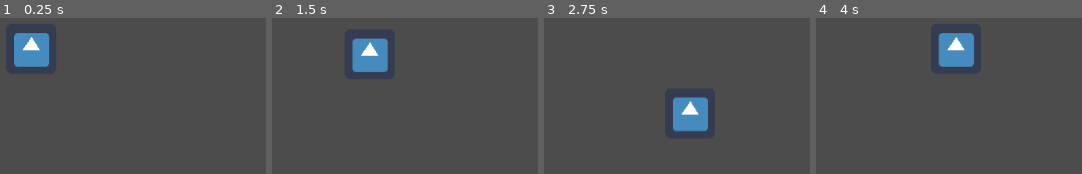
Above: before the commit, frames 1-4 (left to right).
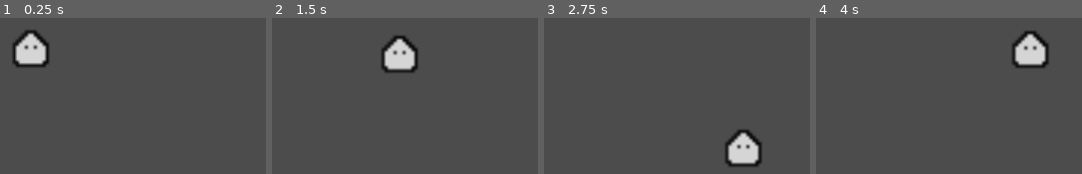
Above: after the commit, the same moments.

Repository: Borecjeborec1/GameJam
Game: Godot game, scene res://Scenes/MainScene.tscn
Two runs of this game, one before a commit and one after it. Both use one fixed random seed, a clock stepped at 60 frames per second and the inputs below. The engine's default icon, where the game draws it, is replaced by a stand-in: a white triangle on a blue panel in a dark square.
Inputs:
- Up to frame 1 (0.25 s): no input
- Up to frame 2 (1.5 s): tap Enter at 0.5 s; hold Right (ui_right) 0.53-1.28 s; hold Down (ui_down) from 1.28 s (still down)
- Up to frame 3 (2.75 s): release Down (ui_down) at 2.03 s; hold Right (ui_right) from 2.03 s (still down)
- Up to frame 4 (4 s): release Right (ui_right) at 2.78 s; hold Up (ui_up) 2.78-3.53 s; hold Left (ui_left) from 3.53 s (still down)

The runs differ from the first frame. In frame 1, 3.2% of the frame differs, in the area x 4-19%, y 7-33%; in frame 2, 5.2%; in frame 3, 5.6%, in the area x 48-82%, y 50-96%; in frame 4, 5.5%.

Commit message:
main assets

Diff:
--- a/Scenes/Player.tscn
+++ b/Scenes/Player.tscn
@@ -1,6 +1,6 @@
 [gd_scene load_steps=4 format=2]
 
-[ext_resource path="res://icon.png" type="Texture" id=1]
+[ext_resource path="res://Assets/main_char.png" type="Texture" id=1]
 [ext_resource path="res://Script/Player.gd" type="Script" id=2]
 
 [sub_resource type="RectangleShape2D" id=1]
@@ -13,4 +13,6 @@
 shape = SubResource( 1 )
 
 [node name="Sprite" type="Sprite" parent="."]
+position = Vector2( -0.499999, 3.57628e-07 )
+scale = Vector2( 3.8125, 3.875 )
 texture = ExtResource( 1 )
--- a/Script/Player.gd
+++ b/Script/Player.gd
@@ -2,7 +2,7 @@
 
 export var ACCELERATION = 450
 export var FRICTION = 550
-export var MAX_SPEED = 110
+export var MAX_SPEED = 170
 export var ROLL_SPEED = 150
 
 
Binary file removed: Assets/main_char.aseprite
Not shown, removed: Assets/test.md
